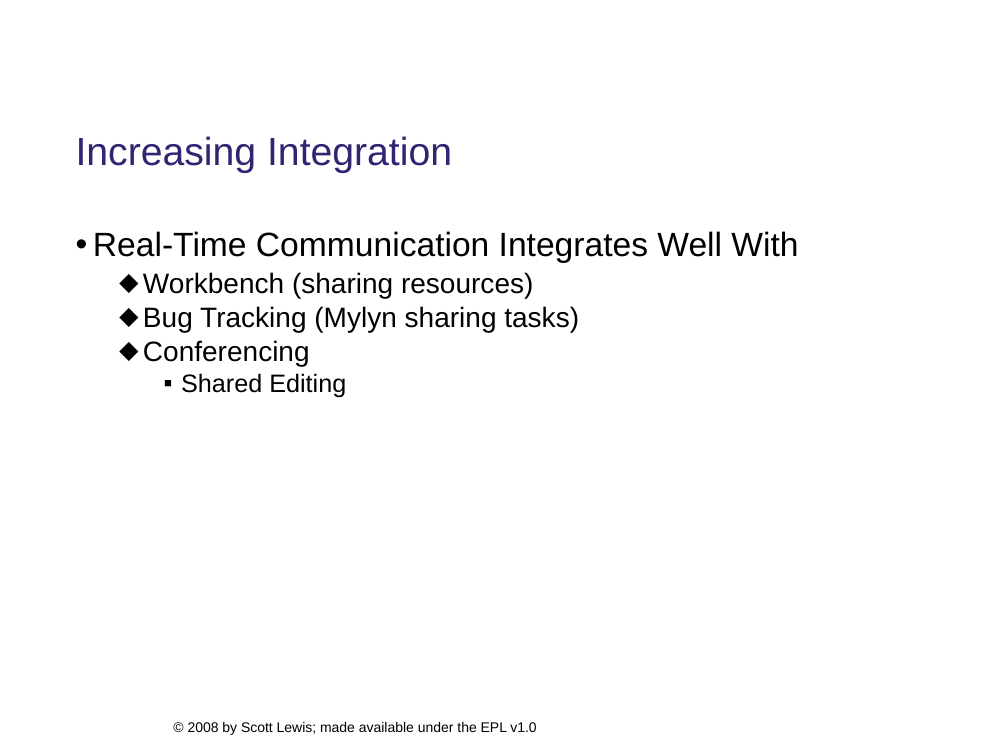
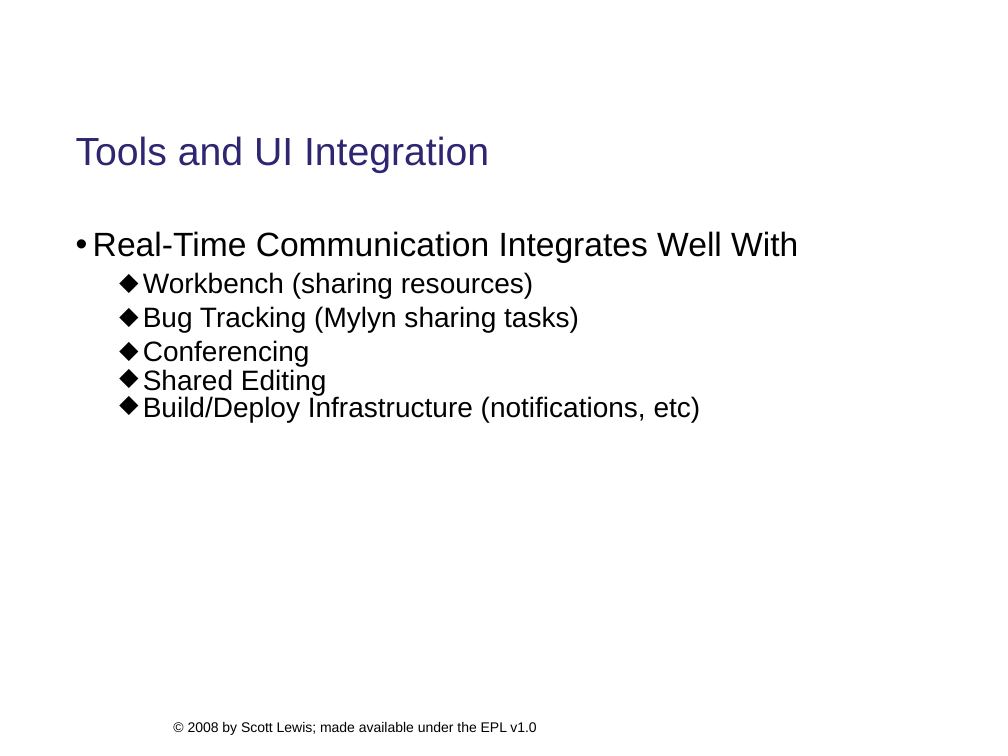
Before and after one commit to eclipse/ecf-website, a slide deck: slide 7 of presentations/eclipsecon2008/longtalk134/ecf_eclipsecon2008_134_DRAFT.ppt. Drawn at 1008x756 pixels with LibreOffice and Linux fonts; fonts in the diff are those of the drawing; background and template pictures are left out. Boxes give left, top, right and bottom in pixels: in the first picture for what was removed or moved away, otherwise in the second. Text is boxed around its words. In the diff, an @@ line names an element or a change of style, - is before the commit and + after.

```diff
--- a/presentations/eclipsecon2008/longtalk134/ecf_eclipsecon2008_134_DRAFT.ppt
+++ b/presentations/eclipsecon2008/longtalk134/ecf_eclipsecon2008_134_DRAFT.ppt
@@ title at (x1=76, y1=136, x2=489, y2=173): text changed @@
-Increasing Integration
+Tools and UI Integration
@@ text at (x1=143, y1=272, x2=579, y2=395): size 18 to 20 pt in "Shared Editing"; indent changed; bullet ▪ to ⬥; list level 3 to 2 in "Shared Editing"; line spacing 0.81 to 0.5 @@
@@ text at (x1=143, y1=395, x2=701, y2=422): paragraph added @@
+  ⬥ Build/Deploy Infrastructure (notifications, etc)
```
Also in this commit, not shown: 15 other slides changed, 1 other file.
